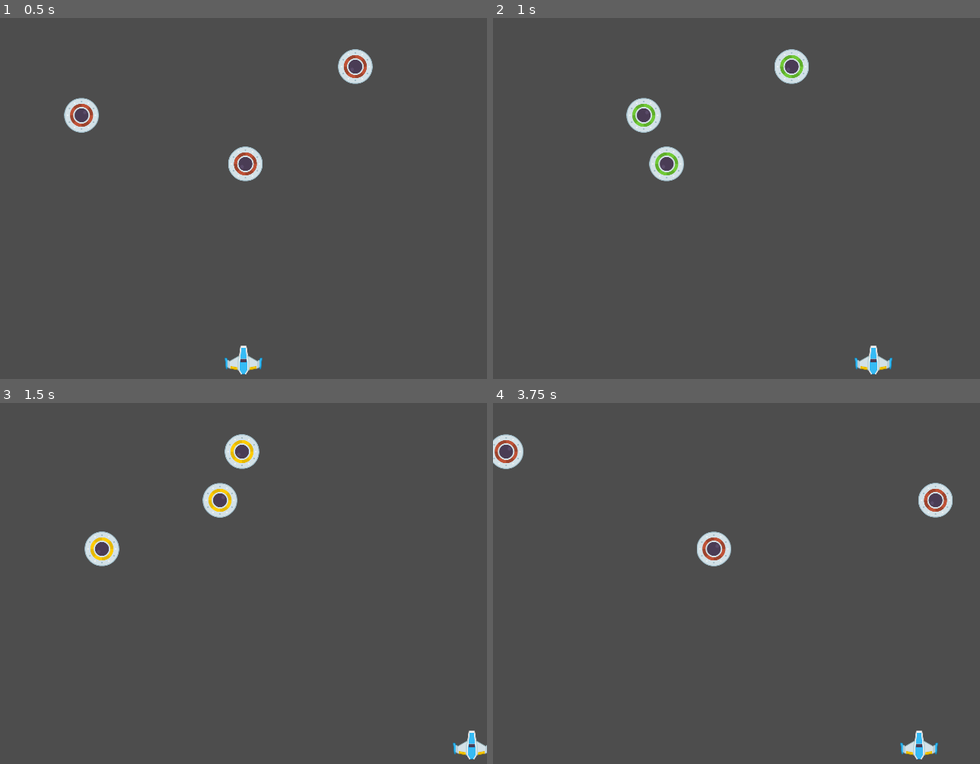
Above: before the commit, frames 1-4 (two rows, left to right).
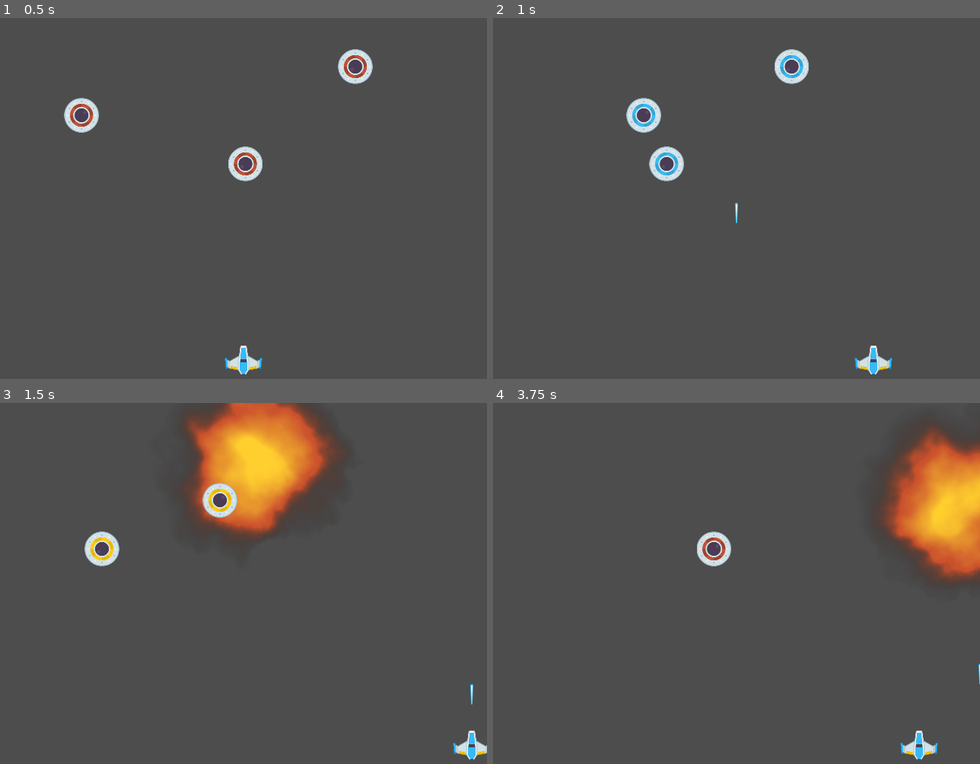
Above: after the commit, the same moments.

Repository: adelagon/godot-microgames-jam
Game: Godot game, scene res://games/shoot_the_aliens/scenes/Window/window.tscn
Two runs of this game, one before a commit and one after it. Both use one fixed random seed, a clock stepped at 60 frames per second and the inputs below.
Inputs:
- Up to frame 1 (0.5 s): no input
- Up to frame 2 (1 s): hold D (move_right) from 0.53 s (still down); hold Space (button0) from 0.53 s (still down)
- Up to frame 3 (1.5 s): release D (move_right) at 1.28 s; release Space (button0) at 1.28 s; hold S (move_down) from 1.28 s (still down); tap Space (button0) at 1.35 s
- Up to frame 4 (3.75 s): release S (move_down) at 2.03 s; hold D (move_right) 2.03-2.78 s; hold Space (button0) 2.03-2.78 s; hold W (move_up) 2.78-3.53 s; tap Space (button0) at 2.85 s; hold A (move_left) from 3.53 s (still down); hold Space (button0) from 3.53 s (still down)

Frame 1 is identical in both runs. In frame 2, 0.4% of the frame differs, in the area x 28-64%, y 10-57%; in frame 3, 7.8%, in the area x 38-98%, y 0-84%; in frame 4, 6.7%.

Commit message:
implement projectiles
- Implemented laser
- Implemented explosion animation

Diff:
--- /dev/null
+++ b/games/shoot_the_aliens/scenes/Laser/laser.gd
@@ -0,0 +1,16 @@
+extends Area2D
+class_name Laser
+
+var speed = 400
+
+
+func _ready() -> void:
+	print("pew!")
+
+
+func _physics_process(delta):
+	position += -transform.y * speed * delta
+
+
+func _on_area_exited(area):
+	self.queue_free()
--- /dev/null
+++ b/games/shoot_the_aliens/scenes/Laser/laser.tscn
@@ -0,0 +1,20 @@
+[gd_scene load_steps=4 format=3 uid="uid://cpvsy07hg0gya"]
+
+[ext_resource type="Texture2D" uid="uid://bb2kqv0p543xs" path="res://games/shoot_the_aliens/assets/sprites/laser.png" id="1_2q7c5"]
+[ext_resource type="Script" path="res://games/shoot_the_aliens/scenes/Laser/laser.gd" id="1_v6uuo"]
+
+[sub_resource type="CircleShape2D" id="CircleShape2D_fxm18"]
+radius = 4.12311
+
+[node name="Laser" type="Area2D"]
+script = ExtResource("1_v6uuo")
+
+[node name="Sprite2D" type="Sprite2D" parent="."]
+scale = Vector2(0.5, 0.5)
+texture = ExtResource("1_2q7c5")
+
+[node name="CollisionShape2D" type="CollisionShape2D" parent="."]
+position = Vector2(0, -22)
+shape = SubResource("CircleShape2D_fxm18")
+
+[connection signal="area_exited" from="." to="." method="_on_area_exited"]
--- a/games/shoot_the_aliens/scenes/Player/player.gd
+++ b/games/shoot_the_aliens/scenes/Player/player.gd
@@ -1,15 +1,57 @@
 extends Area2D
 
 @export var speed = 400
+@export var laser_speed = 400
+@export var laser_scene: PackedScene
+
 var screen_size
 
 
-func _ready():
+func shoot_laser_v1(position):
+	$LaserSFX.play()
+	var path = Path2D.new()
+	var p0_vertex = Vector2(position)
+	var p0_in = Vector2.ZERO
+	var p0_out = Vector2.ZERO
+	var curve = Curve2D.new()
+	curve.add_point(p0_vertex, p0_in, p0_out)
+	var p1_vertex = Vector2(position.x, 0.0)
+	var p1_in = Vector2.ZERO
+	var p1_out = Vector2.ZERO
+	curve.add_point(p1_vertex, p1_in, p1_out)
+	#var p2_vertex = Vector2(0.0, 480.0)
+	#var p2_in = Vector2.ZERO
+	#var p2_out = Vector2.ZERO
+	#curve.add_point(p2_vertex, p2_in, p2_out)
+	path.curve = curve
+
+	# Set Path to Follow & Speed
+	var path_follow = PathFollow2D.new()
+	var laser = laser_scene.instantiate()
+	laser.speed = laser_speed
+	laser.path_follow = path_follow
+	path_follow.add_child(laser)
+	path_follow
+	path.add_child(path_follow)
+	add_child(path)
+	return path
+
+
+func shoot_laser(position):
+	$LaserSFX.play()
+	var laser = laser_scene.instantiate()
+	# Add laser to parent so that its instance won't move
+	# relative to the player
+	self.get_parent().add_child(laser)
+	laser.transform = $Muzzle.global_transform
+
+
+func _ready() -> void:
 	screen_size = get_viewport_rect().size
 	self.hide()
 
 
-func _process(delta):
+func _process(delta) -> void:
 	var velocity = Vector2.ZERO
 	if Input.is_action_pressed("move_right"):
 		velocity.x += 1
@@ -21,8 +63,8 @@
 	if Input.is_action_pressed("move_up"):
 		#velocity.y -= 1
 		pass
-	if Input.is_action_pressed("button0"):
-		$LaserSFX.play()
+	if Input.is_action_just_pressed("button0"):
+		shoot_laser(position)
 
 	# Prevent player from moving faster diagonally
 	if velocity.length() > 0:
--- a/games/shoot_the_aliens/scenes/Player/player.tscn
+++ b/games/shoot_the_aliens/scenes/Player/player.tscn
@@ -1,8 +1,9 @@
-[gd_scene load_steps=6 format=3 uid="uid://dwmmds663c0ba"]
+[gd_scene load_steps=7 format=3 uid="uid://dwmmds663c0ba"]
 
 [ext_resource type="Script" path="res://games/shoot_the_aliens/scenes/Player/player.gd" id="1_eqn14"]
 [ext_resource type="Texture2D" uid="uid://cj5agmrfdjkkp" path="res://games/shoot_the_aliens/assets/sprites/player_ship.png" id="2_fvsl7"]
-[ext_resource type="AudioStream" uid="uid://i7chp1tuu1xs" path="res://games/shoot_the_aliens/assets/sound/sfx_laser.ogg" id="3_6b4g5"]
+[ext_resource type="PackedScene" uid="uid://cpvsy07hg0gya" path="res://games/shoot_the_aliens/scenes/Laser/laser.tscn" id="2_khs4r"]
+[ext_resource type="AudioStream" uid="uid://i7chp1tuu1xs" path="res://games/shoot_the_aliens/assets/sounds/sfx_laser.ogg" id="4_o5l5u"]
 
 [sub_resource type="SpriteFrames" id="SpriteFrames_c2jyb"]
 animations = [{
@@ -22,6 +23,7 @@
 [node name="Player" type="Area2D"]
 position = Vector2(1, -1)
 script = ExtResource("1_eqn14")
+laser_scene = ExtResource("2_khs4r")
 metadata/_edit_group_ = true
 
 [node name="AnimatedSprite2D" type="AnimatedSprite2D" parent="."]
@@ -31,5 +33,8 @@
 [node name="CollisionShape2D" type="CollisionShape2D" parent="."]
 shape = SubResource("CapsuleShape2D_i6afi")
 
+[node name="Muzzle" type="Marker2D" parent="."]
+position = Vector2(0, -20)
+
 [node name="LaserSFX" type="AudioStreamPlayer2D" parent="."]
-stream = ExtResource("3_6b4g5")
+stream = ExtResource("4_o5l5u")
--- a/games/shoot_the_aliens/scenes/UFO/ufo.gd
+++ b/games/shoot_the_aliens/scenes/UFO/ufo.gd
@@ -3,14 +3,15 @@
 
 var speed = 0.0
 var initialized = false
+var hit = false
 var path_follow
 
 var rng = RandomNumberGenerator.new()
 
 signal ufo_hit
 
-func _ready():
-	$AnimatedSprite2D.play()
+func _ready() -> void:
+	$AnimatedSprite2D.play("default")
 
 
 func _process(delta) -> void:
@@ -25,4 +26,28 @@
 		initialized = true
 		path_follow.progress_ratio = rng.randf_range(0.0, 1.0)
 
+	# Proceed with the path
 	path_follow.progress += speed * delta
+
+
+	if $AnimatedSprite2D.animation == "explode":
+		print("exploded")
+
+
+func _on_area_entered(area) -> void:
+	# Ignore if already hit
+	if hit:
+		return
+	# this should pause the path follow
+	path_follow = null
+	# play the explosion animation once
+	$AnimatedSprite2D.play("explode")
+	$AnimatedSprite2D.connect("animation_looped", self._on_animation_looped)
+	$HitSFX.play()
+	hit = true
+
+
+func _on_animation_looped() -> void:
+	# Delete Node once explosion animation finished
+	if $AnimatedSprite2D.animation == "explode":
+		self.queue_free()
--- a/games/shoot_the_aliens/scenes/UFO/ufo.tscn
+++ b/games/shoot_the_aliens/scenes/UFO/ufo.tscn
@@ -1,10 +1,20 @@
-[gd_scene load_steps=8 format=3 uid="uid://de6ee86vdnl7w"]
+[gd_scene load_steps=18 format=3 uid="uid://de6ee86vdnl7w"]
 
 [ext_resource type="Texture2D" uid="uid://bondnxxltmh7p" path="res://games/shoot_the_aliens/assets/sprites/ufo_blue.png" id="1_1k302"]
 [ext_resource type="Script" path="res://games/shoot_the_aliens/scenes/UFO/ufo.gd" id="1_nnyxt"]
 [ext_resource type="Texture2D" uid="uid://dtiaqfx2h6607" path="res://games/shoot_the_aliens/assets/sprites/ufo_green.png" id="2_btwsv"]
 [ext_resource type="Texture2D" uid="uid://b5vyi88c2s0gh" path="res://games/shoot_the_aliens/assets/sprites/ufo_red.png" id="3_ded1n"]
 [ext_resource type="Texture2D" uid="uid://cdegg3xl1wdss" path="res://games/shoot_the_aliens/assets/sprites/ufo_yellow.png" id="4_xv5gt"]
+[ext_resource type="Texture2D" uid="uid://cslxw2jag4vbm" path="res://games/shoot_the_aliens/assets/sprites/explosion00.png" id="6_t8qxo"]
+[ext_resource type="AudioStream" uid="uid://dkie62g0m2y1u" path="res://games/shoot_the_aliens/assets/sounds/sfx_ufo_hit.ogg" id="6_vj7ha"]
+[ext_resource type="Texture2D" uid="uid://bsf20beve3rks" path="res://games/shoot_the_aliens/assets/sprites/explosion01.png" id="7_hdv5a"]
+[ext_resource type="Texture2D" uid="uid://bpjkwkyfab5sh" path="res://games/shoot_the_aliens/assets/sprites/explosion02.png" id="8_ec7nw"]
+[ext_resource type="Texture2D" uid="uid://o73lwcsw13v" path="res://games/shoot_the_aliens/assets/sprites/explosion03.png" id="9_gqxj1"]
+[ext_resource type="Texture2D" uid="uid://tt5yovjkd72m" path="res://games/shoot_the_aliens/assets/sprites/explosion04.png" id="10_2r8u4"]
+[ext_resource type="Texture2D" uid="uid://dpjbxrscnlr80" path="res://games/shoot_the_aliens/assets/sprites/explosion05.png" id="11_a8uob"]
+[ext_resource type="Texture2D" uid="uid://b3qgf8vsi3b7d" path="res://games/shoot_the_aliens/assets/sprites/explosion06.png" id="12_eipgl"]
+[ext_resource type="Texture2D" uid="uid://dmh2740fy06hq" path="res://games/shoot_the_aliens/assets/sprites/explosion07.png" id="13_kuugq"]
+[ext_resource type="Texture2D" uid="uid://djso5mmus2xro" path="res://games/shoot_the_aliens/assets/sprites/explosion08.png" id="14_rea4f"]
 
 [sub_resource type="SpriteFrames" id="SpriteFrames_qojse"]
 animations = [{
@@ -24,6 +34,38 @@
 "loop": true,
 "name": &"default",
 "speed": 5.0
+}, {
+"frames": [{
+"duration": 1.0,
+"texture": ExtResource("6_t8qxo")
+}, {
+"duration": 1.0,
+"texture": ExtResource("7_hdv5a")
+}, {
+"duration": 1.0,
+"texture": ExtResource("8_ec7nw")
+}, {
+"duration": 1.0,
+"texture": ExtResource("9_gqxj1")
+}, {
+"duration": 1.0,
+"texture": ExtResource("10_2r8u4")
+}, {
+"duration": 1.0,
+"texture": ExtResource("11_a8uob")
+}, {
+"duration": 1.0,
+"texture": ExtResource("12_eipgl")
+}, {
+"duration": 1.0,
+"texture": ExtResource("13_kuugq")
+}, {
+"duration": 1.0,
+"texture": ExtResource("14_rea4f")
+}],
+"loop": true,
+"name": &"explode",
+"speed": 30.0
 }]
 
 [sub_resource type="CircleShape2D" id="CircleShape2D_6x5rb"]
@@ -35,7 +77,13 @@
 [node name="AnimatedSprite2D" type="AnimatedSprite2D" parent="."]
 scale = Vector2(0.5, 0.5)
 sprite_frames = SubResource("SpriteFrames_qojse")
-frame_progress = 0.146751
+animation = &"explode"
+frame_progress = 0.681517
 
 [node name="CollisionShape2D" type="CollisionShape2D" parent="."]
 shape = SubResource("CircleShape2D_6x5rb")
+
+[node name="HitSFX" type="AudioStreamPlayer2D" parent="."]
+stream = ExtResource("6_vj7ha")
+
+[connection signal="area_entered" from="." to="." method="_on_area_entered"]
--- a/games/shoot_the_aliens/scenes/Window/window.gd
+++ b/games/shoot_the_aliens/scenes/Window/window.gd
@@ -8,11 +8,6 @@
 # Called when the node enters the scene tree for the first time.
 func _ready():
 	new_game()
-
-
-# Called every frame. 'delta' is the elapsed time since the previous frame.
-func _process(delta):
-	pass
 
 
 func game_over():
Binary file added: games/shoot_the_aliens/assets/backgrounds/dark_purple.png
Not shown, added: games/shoot_the_aliens/assets/backgrounds/dark_purple.png.import
Not shown, removed: games/shoot_the_aliens/assets/sound/sfx_game_over.ogg.import
Not shown, removed: games/shoot_the_aliens/assets/sound/sfx_laser.ogg.import
Not shown, removed: games/shoot_the_aliens/assets/sound/sfx_ufo_hit.ogg.import
Not shown, added: games/shoot_the_aliens/assets/sounds/sfx_game_over.ogg.import
Not shown, added: games/shoot_the_aliens/assets/sounds/sfx_laser.ogg.import
Not shown, added: games/shoot_the_aliens/assets/sounds/sfx_ufo_hit.ogg.import
Binary file added: games/shoot_the_aliens/assets/sprites/explosion00.png
Not shown, added: games/shoot_the_aliens/assets/sprites/explosion00.png.import
Binary file added: games/shoot_the_aliens/assets/sprites/explosion01.png
Not shown, added: games/shoot_the_aliens/assets/sprites/explosion01.png.import
(and 17 more such lines)
